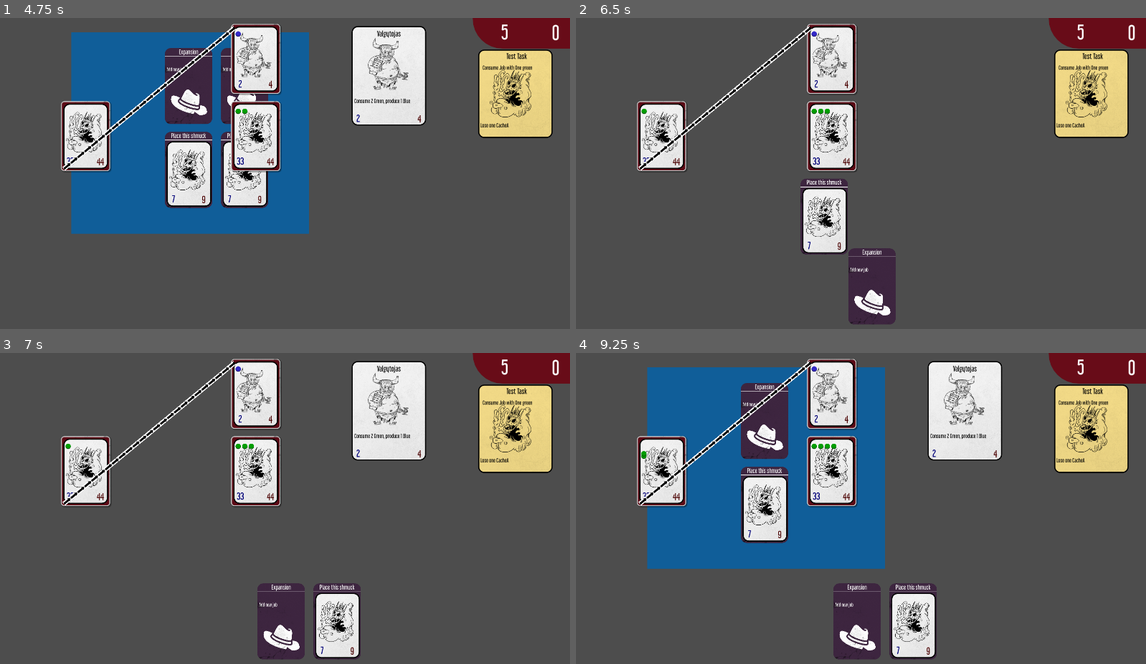
Above: before the commit, frames 1-4 (two rows, left to right).
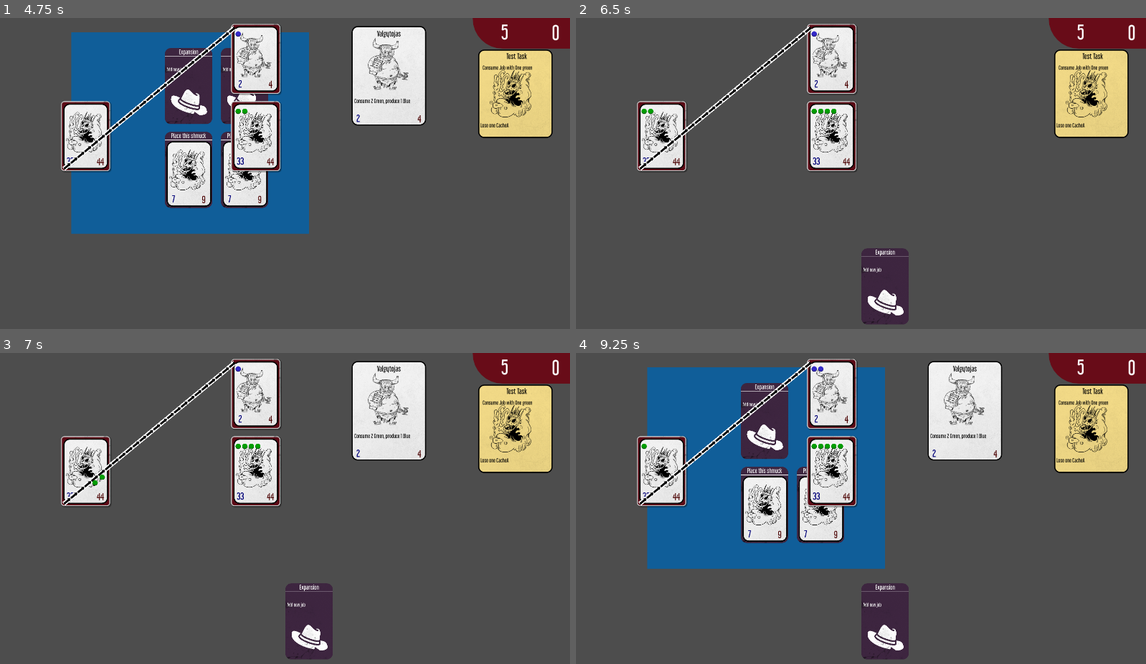
Above: after the commit, the same moments.

Repository: TicklesTheBrain/HellManager
Game: Godot game, scene res://scenes/main.tscn
Same seed, same stepped clock (60 frames per second), same inputs: the game is played once before the commit and once after it.
Inputs (mouse positions are in pixels of both pictures, inside the frame that each line leads up to):
- Up to frame 1 (4.75 s): drag from (28, 58) to (342, 108) at 0.52 s; drag from (313, 136) to (85, 58) at 1.27 s; hold M (market_open) 2.03-2.75 s; click (85, 58) at 2.17 s; tap W (work) at 2.3 s; drag from (85, 58) to (245, 105) at 2.77 s; drag from (142, 58) to (256, 136) at 3.52 s; drag from (256, 58) to (188, 173) at 4.27 s
- Up to frame 2 (6.5 s): hold M (market_open) 5.03-5.75 s; click (764, 173) at 5.17 s; tap W (work) at 5.3 s; drag from (821, 21) to (832, 136) at 5.77 s
- Up to frame 3 (7 s): drag from (250, 555) to (256, 393) at 6.52 s
- Up to frame 4 (9.25 s): tap Enter at 7.25 s; drag from (747, 530) to (832, 393) at 7.27 s; tap Space at 8 s; move the mouse to (918, 443) at 8.02 s; hold M (market_open) 8.03-8.75 s; click (918, 443) at 8.17 s; tap W (work) at 8.3 s; drag from (832, 576) to (832, 393) at 8.77 s

Frame 1 is identical in both runs. In frame 2, 3.4% of the frame differs, in the area x 12-59%, y 29-99%; in frame 3, 3.6%; in frame 4, 4.8%, in the area x 11-64%, y 4-99%.

Commit message:
Fixing a lot of bugs.

Diff:
--- a/scenes/main.tscn
+++ b/scenes/main.tscn
@@ -60,7 +60,7 @@
 employeePic = ExtResource("9_xt47j")
 staticText = "Produce 1 Green."
 
-[sub_resource type="Resource" id="Resource_p2afh"]
+[sub_resource type="Resource" id="Resource_j62mu"]
 script = ExtResource("7_b1mae")
 type = 2
 
@@ -73,6 +73,10 @@
 employeeName = "Gamintojas"
 employeePic = ExtResource("9_xt47j")
 staticText = "Produce 1 Green."
+
+[sub_resource type="Resource" id="Resource_p2afh"]
+script = ExtResource("7_b1mae")
+type = 2
 
 [sub_resource type="Resource" id="Resource_pax6k"]
 script = ExtResource("7_b1mae")
@@ -288,7 +292,7 @@
 
 [node name="TokenStorage" type="Node" parent="JobLord/Job"]
 script = ExtResource("11_if1yf")
-contents = Array[ExtResource("7_b1mae")]([SubResource("Resource_p2afh")])
+contents = Array[ExtResource("7_b1mae")]([SubResource("Resource_j62mu")])
 defaultLimit = 5
 
 [node name="Job3" type="Node" parent="JobLord" node_paths=PackedStringArray("storage")]
--- a/src/Globals.gd
+++ b/src/Globals.gd
@@ -9,8 +9,14 @@
 @export var actionStack: Array[Action] = []
 var stepCounter: int = 0
 
+enum phases {
+	WORK,
+	MANAGE
+}
 
 func _ready():
+
+	#Keeping track of phase, step, etc.
 	Events.phaseStarted.connect(func(p):
 		phase = p
 		stepCounter += 1)
@@ -40,6 +46,27 @@
 		stepCounter +=1)
 	Events.actionEnded.connect(func(a): actionStack.erase(a))
 
+
+	#Manging game phase
+	Events.phaseEnded.connect(func(p):
+		if p == phases.WORK:
+			Events.phaseStarted.emit(phases.MANAGE)
+		)
+
+	Events.cardUseEnded.connect(func(_c):
+		Events.phaseEnded.emit(phases.WORK)
+		getJobManager().makeEveryoneWork()
+		)
+
+	Events.cardTaken.connect(func(_c):
+		Events.phaseEnded.emit(phases.WORK)
+		getJobManager().makeEveryoneWork()
+	)
+
+func _unhandled_input(event):
+	if event.is_action_pressed("work"):
+		getJobManager().makeEveryoneWork()
+
 func getCtxt() -> GameContext:
 	var ctxt = GameContext.new()
 	ctxt.actingCard = actingCard
--- a/src/InputManager.gd
+++ b/src/InputManager.gd
@@ -6,9 +6,11 @@
 @export var taskHand: Hand
 @export var mouseOverAllowed: bool = true
 @export var marketContainer: CardMarket
+@export var inputLock: bool = false
 
 var draggedJob: JobUI = null
 var activeChoice: Callable = Callable()
+
 
 func _ready():
 	Events.actionCardClicked.connect(cardClicked)
@@ -18,8 +20,15 @@
 	Events.employeeUIMouseOverEnd.connect(employeeMouseOverEnd)
 	Events.taskCardClicked.connect(taskClicked)
 
+	Events.cardUseStarted.connect(func(_c): inputLock = true)
+	Events.phaseStarted.connect(func(p):
+		if p == Globals.phases.WORK:
+			inputLock = true
+		)
+	UIScheduler.finished.connect(func():inputLock = false)
+
 func taskClicked(taskUI: TaskCardUI, button):
-	if phase == 1 and button == MOUSE_BUTTON_LEFT:
+	if not inputLock and button == MOUSE_BUTTON_LEFT:
 		print('task clicked')
 		taskHand.useCard(taskUI.card, receiveActiveChoice)
 
@@ -31,6 +40,9 @@
 	Events.employeeUIDetailsCloseRequest.emit(empUI)
 
 func cardClicked(cardUI: ActionCardUI, button: MouseButton):
+
+	if inputLock:
+		return
 
 	if button == MOUSE_BUTTON_LEFT and marketContainer.getCardPosition(cardUI.card) != Vector2(-1,-1):
 
@@ -44,14 +56,14 @@
 
 	#print('clicked on card ', cardUI, " with button ", button)
 
-	if phase == 1 and button == MOUSE_BUTTON_LEFT:
+	if phase == Globals.phases.MANAGE and button == MOUSE_BUTTON_LEFT:
 		actionHand.useCard(cardUI.card, receiveActiveChoice)
 
 func jobClicked(jobUI: JobUI, _button):
 
 	#print('clicked on job ', jobUI, " with button ", button)
 
-	if not activeChoice.is_null():
+	if not activeChoice.is_null() and not inputLock:
 		#print('gonna try validate choice')
 		var result = activeChoice.call(jobUI.job)
 		if result:
--- a/src/actions/action_destroyJob.gd
+++ b/src/actions/action_destroyJob.gd
@@ -5,23 +5,26 @@
 var job: Job
 
 func isSetup() -> bool:
-    return job != null
+	return job != null
 
 func try() -> bool:
-    return job != null
+	return job != null
 
 func performSpecific():
-    job.destroy()
-    return true
+
+	var tokens = job.listTokensOwn()
+	job.consumeTokens(tokens.map(func(tp): return tp.token))
+	job.destroy()
+	return true
 
 func ask() -> Callable:
-    if not isSetup():
-        return recordChoice
-    return Callable()
+	if not isSetup():
+		return recordChoice
+	return Callable()
 
 func recordChoice(smth):
-    if condition.checkSubject(smth):
-        job = smth
-        announceChoice(smth)
-        return true
-    return false
+	if condition.checkSubject(smth):
+		job = smth
+		announceChoice(smth)
+		return true
+	return false
--- a/src/cards/ActionCard.gd
+++ b/src/cards/ActionCard.gd
@@ -10,3 +10,10 @@
 
 @export var cardText: String
 @export var cardIcon: Texture
+
+
+func preExecuteSpecific():
+	Events.cardUseStarted.emit(self)
+
+func postExecuteSpecific():
+	Events.cardUseEnded.emit(self)
--- a/src/company/Job.gd
+++ b/src/company/Job.gd
@@ -31,6 +31,9 @@
 func destroy():
 	Events.jobDestroyed.emit(self)
 	queue_free()
+
+func listTokensOwn():
+	return storage.contents.map(func(t): return TokenPath.new(t, [self]))
 
 func getTokens(request: Array[Token], exclude: Array[Token] = []):
 	var own = getTokensOwn(request, exclude)
--- a/src/company/JobManager.gd
+++ b/src/company/JobManager.gd
@@ -1,10 +1,5 @@
 extends Node
 class_name JobManager
-
-func _unhandled_input(event):
-	if event.is_action_pressed("work"):
-		for child in get_children():
-			child.doWork()
 
 func makeNewJob():
 	var newJob = Job.new()
@@ -15,3 +10,9 @@
 	newJob.storage = newStorage
 
 	Events.jobAdded.emit(newJob)
+
+func makeEveryoneWork():
+	Events.phaseStarted.emit(Globals.phases.WORK)
+	for child in get_children():
+			child.doWork()
+	Events.phaseEnded.emit(Globals.phases.WORK)
--- a/src/ui_code/CompanyUIManager.gd
+++ b/src/ui_code/CompanyUIManager.gd
@@ -181,7 +181,8 @@
 	var tween = get_tree().create_tween()
 	tween.tween_property(tokenUI, "scale", Vector2(0,0), tokenFadeTime)
 	await tween.finished
-	tokenUI.free()
+	if is_instance_valid(tokenUI):
+		tokenUI.queue_free()
 
 func storeToken(t: Token, j: Job):
 	var tokenUI = getTokenUI(t)
--- a/src/ui_code/JobUI.gd
+++ b/src/ui_code/JobUI.gd
@@ -18,13 +18,22 @@
 		addEmployee(job.employee)
 
 	if job != null:
-		Events.employeePlaced.connect(func(e,j): if j == job: addEmployee(e))
-		Events.employeeFired.connect(func(_e, j): if j == job: showVacant())
-		Events.employeeConsumed.connect(func(_e, j): if j == job: showVacant())
+		Events.employeePlaced.connect(func(e,j): if j == job: scheduleAddEmployee(e))
+		Events.employeeFired.connect(func(_e, j): if j == job: scheduleShowVacanat())
+		Events.employeeConsumed.connect(func(_e, j): if j == job: scheduleShowVacanat())
 
 	Events.jobDragStart.connect(func(j): if j == self: startDrag())
 	Events.jobDragEnd.connect(func(j): if j == self: endDrag())
-	Events.jobDestroyed.connect(func(j): if j == job: queue_free())
+	Events.jobDestroyed.connect(func(j): if j == job: scheduleDestroyJob())
+
+func scheduleAddEmployee(employee: Employee):
+	UIScheduler.addToSchedule(addEmployee.bind(employee))
+
+func scheduleShowVacanat():
+	UIScheduler.addToSchedule(showVacant)
+
+func scheduleDestroyJob():
+	UIScheduler.addToSchedule(queue_free)
 
 func addEmployee(employee: Employee):
 	#print('add employee triggered')
--- a/src/ui_code/ui_scheduler.gd
+++ b/src/ui_code/ui_scheduler.gd
@@ -2,10 +2,20 @@
 
 var schedule: Array[ScheduleItem] = []
 var inProgress: Array[ScheduleItem] = []
-var schedulerActive: bool
+var schedulerActive: bool:
+    set(v):
+        if schedulerActive and not v:
+            finished.emit()
+        if not schedulerActive and v:
+            started.emit()
+        schedulerActive = v
+
+signal started
+signal finished
 
 func processScheduler():
     if schedule.size() == 0:
+        schedulerActive = false
         return
 
     if inProgress.size() == 0:
@@ -24,6 +34,7 @@
         #    print('schedule conflict, waiting to finish')
 
 func processItem(item: ScheduleItem):
+    schedulerActive = true
     inProgress.push_back(item)
     await item.change.call()
     inProgress.erase(item)
Not shown: 1 places in scenes/main.tscn that only renumber resources
